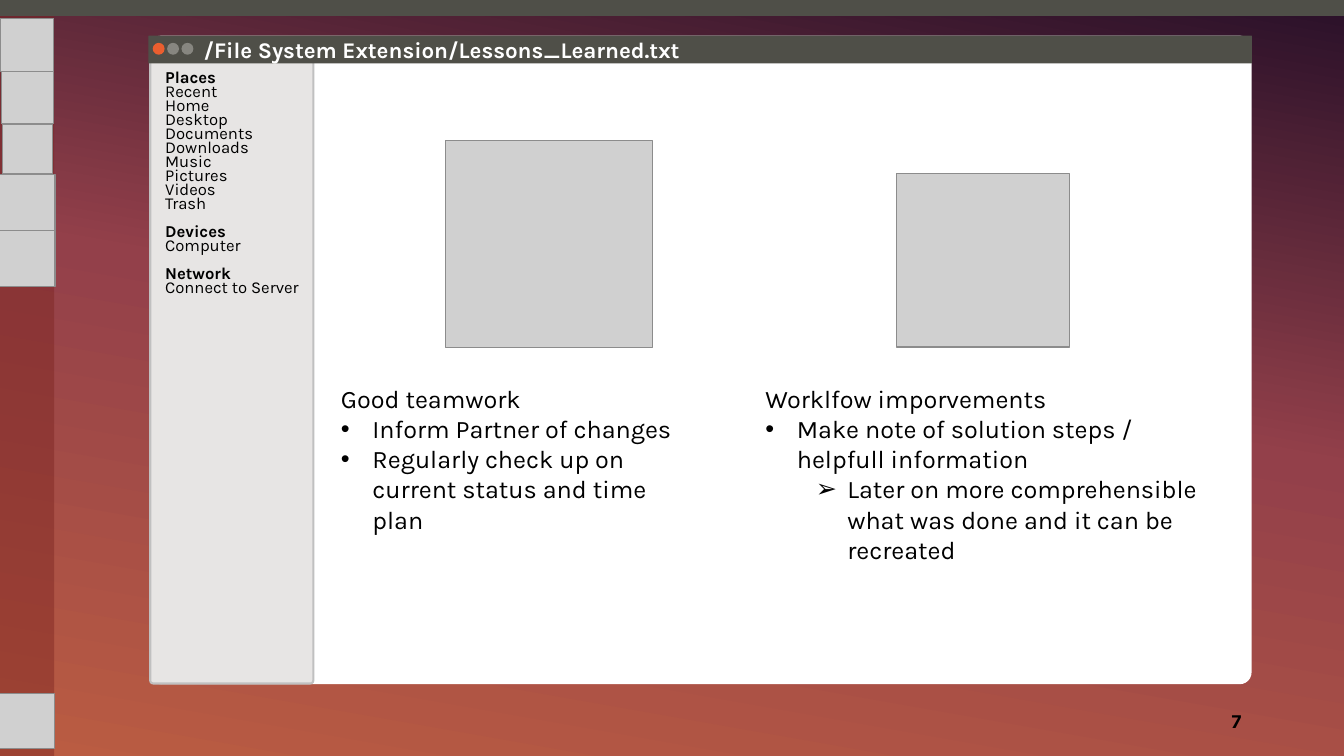
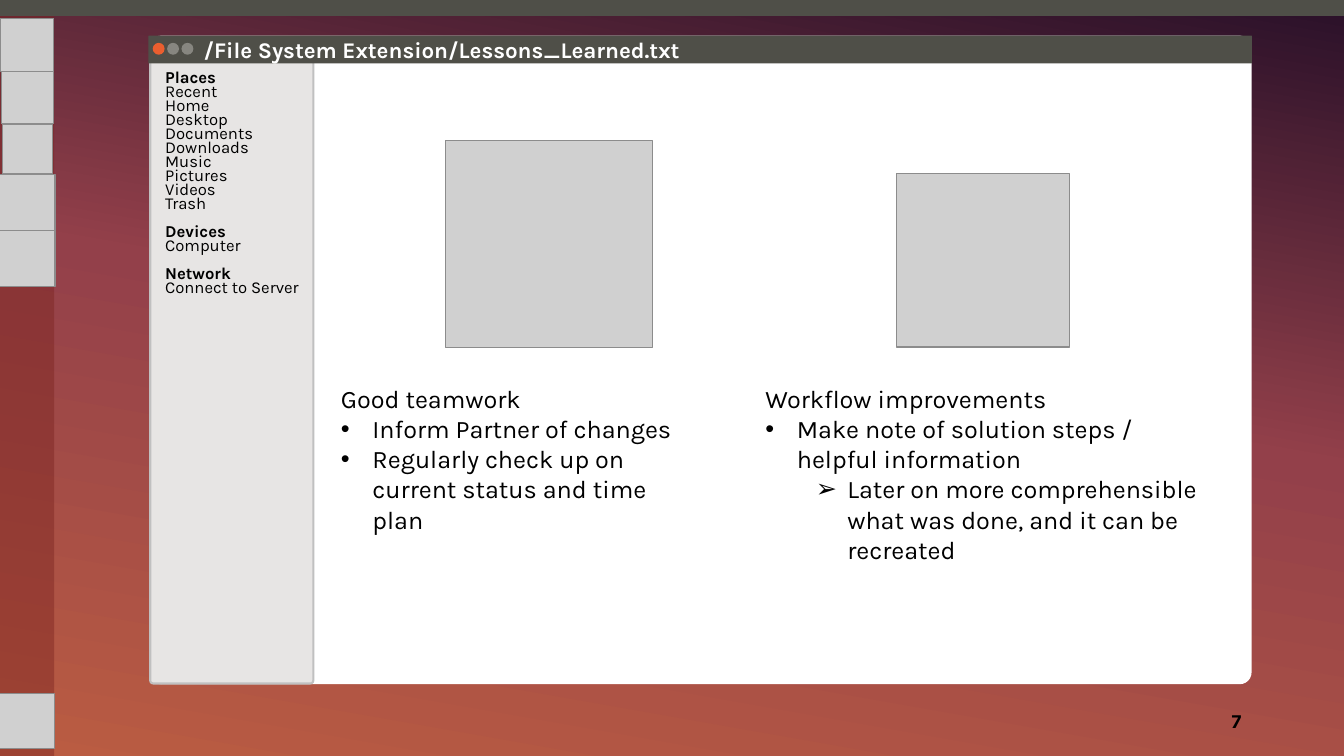
Before and after one commit to annaPietzak/OS-Project_File-System, a slide deck: slide 7 of Presentation/File System extension_final presentation_Pietzak_Roberts.pptx. Drawn at 1344x756 pixels with LibreOffice and Linux fonts; fonts in the diff are those of the drawing; grey boxes stand for pictures. Boxes give left, top, right and bottom in pixels: in the first picture for what was removed or moved away, otherwise in the second. Text is boxed around its words. In the diff, an @@ line names an element or a change of style, - is before the commit and + after.

Commit message:
fix spelling error

```diff
--- a/Presentation/File System extension_final presentation_Pietzak_Roberts.pptx
+++ b/Presentation/File System extension_final presentation_Pietzak_Roberts.pptx
@@ text at (765, 390, 1197, 560): text changed @@
-Worklfow imporvements
-• Make note of solution steps / helpfull information
-  ➢ Later on more comprehensible what was done and it can be recreated
+Workflow improvements
+• Make note of solution steps / helpful information
+  ➢ Later on more comprehensible what was done, and it can be recreated
```
Also in this commit, not shown: 1 other slide changed.
